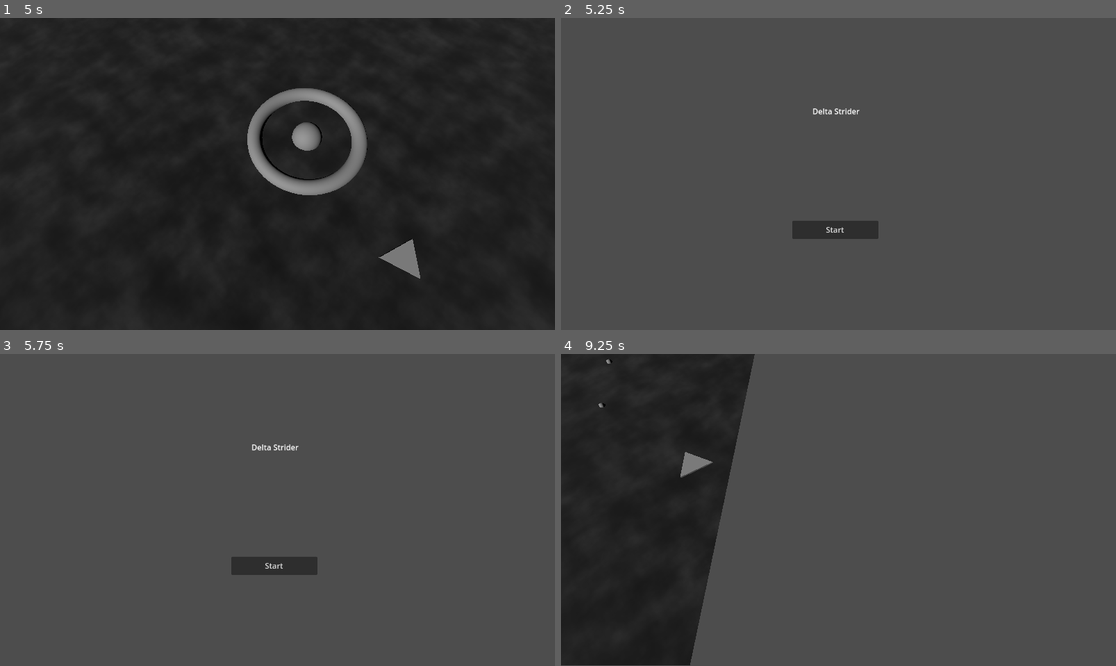
Above: before the commit, frames 1-4 (two rows, left to right).
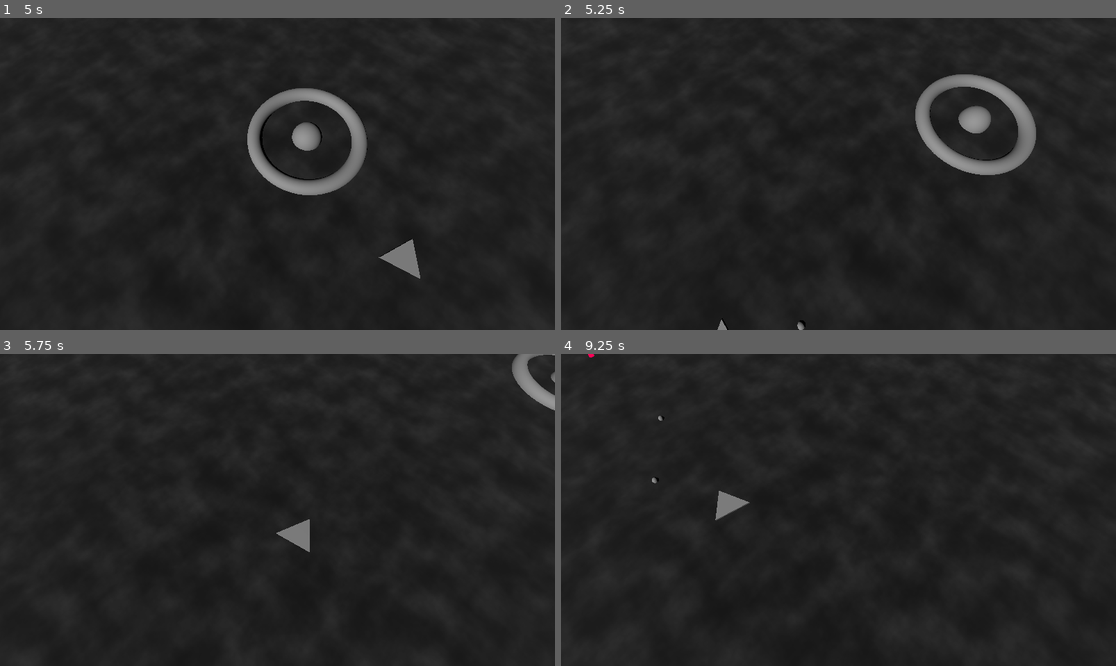
Above: after the commit, the same moments.

Repository: korinVR/TopDownShooterExample
Game: Godot game, scene res://main.tscn
The game is run twice, just before and just after one commit, with the same random seed, the same clock (stepped at 60 frames per second) and the same inputs.
Inputs (mouse positions are in pixels of both pictures, inside the frame that each line leads up to):
- Up to frame 1 (5 s): click "Start" at 0.5 s; hold Right (ui_right) 1.28-2.03 s; tap Space (Fire) every 0.75 s from 1.35 to 4.35 s; hold Down (ui_down) 2.03-2.78 s; hold Right (ui_right) 2.78-3.53 s; hold Up (ui_up) 3.53-4.28 s; hold Left (ui_left) from 4.28 s (still down)
- Up to frame 2 (5.25 s): keep holding Left (ui_left); tap Space (Fire) at 5.1 s
- Up to frame 3 (5.75 s): keep holding Left (ui_left)
- Up to frame 4 (9.25 s): release Left (ui_left) at 5.75 s; click (832, 566) at 5.75 s, where only the run before the commit has a clickable "Start"; hold Down (ui_down) 6.53-7.28 s; tap Space (Fire) every 0.75 s from 6.6 to 8.85 s; hold Right (ui_right) 7.28-8.03 s; hold Up (ui_up) 8.03-8.78 s; hold Right (ui_right) from 8.78 s (still down)

Frame 1 is identical in both runs. In frame 2, 99% of the frame differs, in the area x 0-100%, y 0-100%; in frame 3, 99%; in frame 4, 71%.

Commit message:
Add gameover flow

Diff:
--- a/main.gd
+++ b/main.gd
@@ -14,26 +14,40 @@
 		await title_scene.game_started
 		title_scene.queue_free()
 
-		var level := Level.instantiate()
-		add_child(level)
-		level.name = "Level"
-		level.owner = self
-		level.set_unique_name_in_owner(true)
+		var player_left := 3
 
-		while true:
-			if %Level/%Player == null:
-				var player := Player.instantiate()
-				var spwan_transform := (level.get_node("PlayerSpawnPoint") as Node3D).global_transform
-				player.global_transform = spwan_transform
-				level.add_child(player)
+		for level_index in [1, 1]:
+			var level := Level.instantiate()
+			add_child(level)
+			level.name = "Level"
+			level.owner = self
+			level.set_unique_name_in_owner(true)
 
-			if get_tree().get_nodes_in_group("enemy").size() == 0:
+			var is_gameover := false
+
+			while true:
+				if %Level/%Player == null:
+					player_left -= 1
+					print(player_left)
+
+					if player_left == 0:
+						is_gameover = true
+						break
+
+					var player := Player.instantiate()
+					var spwan_transform := (level.get_node("PlayerSpawnPoint") as Node3D).global_transform
+					player.global_transform = spwan_transform
+					level.add_child(player)
+
+				if get_tree().get_nodes_in_group("enemy").size() == 0:
+					break
+
+				await get_tree().process_frame
+
+			level.free()
+
+			if is_gameover:
 				break
-
-			await get_tree().process_frame
-
-#		await reset_pressed
-		level.free()
 
 func _input(event: InputEvent) -> void:
 	if event.is_action_pressed("Reset"):
